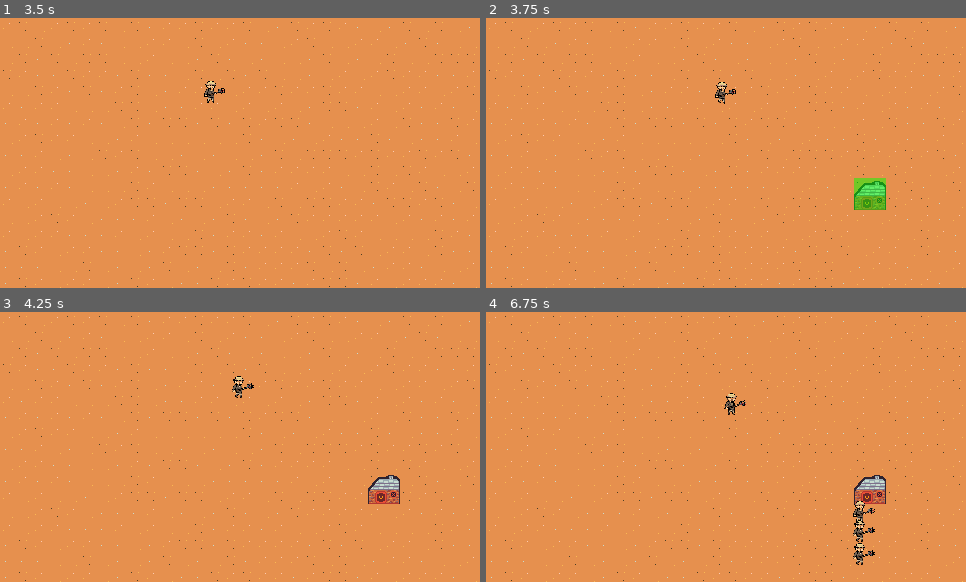
Above: before the commit, frames 1-4 (two rows, left to right).
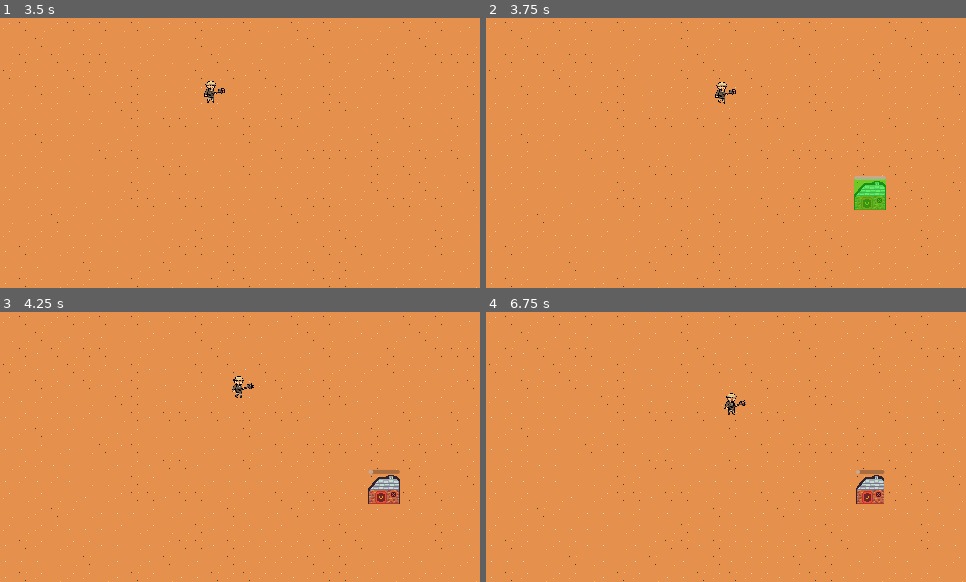
Above: after the commit, the same moments.

Repository: PJ35/AliveBehind
Game: Godot game, scene res://world.tscn
The game is run twice, just before and just after one commit, with the same random seed, the same clock (stepped at 60 frames per second) and the same inputs.
Inputs (mouse positions are in pixels of both pictures, inside the frame that each line leads up to):
- Up to frame 1 (3.5 s): tap Enter at 0.5 s; move the mouse to (345, 139) at 0.52 s; press the mouse at (345, 139) at 0.53 s; release the mouse at (345, 139) at 1.25 s; tap Space at 1.25 s; drag from (144, 166) to (67, 85) at 1.27 s; move the mouse to (288, 93) at 2.02 s; press the mouse at (288, 93) at 2.03 s; release the mouse at (288, 93) at 2.75 s; drag from (216, 207) to (96, 112) at 2.77 s
- Up to frame 2 (3.75 s): move the mouse to (870, 193) at 3.52 s; hold B (add_building) from 3.53 s (still down)
- Up to frame 3 (4.25 s): keep holding B (add_building); click (384, 487) at 3.8 s
- Up to frame 4 (6.75 s): release B (add_building) at 4.25 s; tap Enter at 4.25 s; drag from (582, 406) to (726, 384) at 4.27 s; move the mouse to (750, 447) at 5.02 s; press the mouse at (750, 447) at 5.03 s; release the mouse at (750, 447) at 5.75 s; drag from (654, 379) to (630, 460) at 5.77 s; move the mouse to (831, 433) at 6.52 s; press the mouse at (831, 433) at 6.53 s

Frame 1 is identical in both runs. In frame 2, 0.1% of the frame differs, in the area x 76-84%, y 58-60%; in frame 3, 0.1%; in frame 4, 0.8%, in the area x 76-84%, y 58-94%.

Commit message:
Add files via upload

Diff:
--- a/peasant_building.gd
+++ b/peasant_building.gd
@@ -4,13 +4,16 @@
 var loaded_peasant : PackedScene
 var is_building = true
 @onready var building_mode := $BuildingMode
+@onready var animation_player = $AnimationPlayer
+@onready var progress_bar = $ProgressBar
+@onready var spawn_timer = $SpawnTimer
 
 func _ready() -> void:
 	loaded_peasant = load(peasant_scene_path)
 	building_mode.build_building.connect(_set_building_mode)
 
 func _process(delta: float) -> void:
-	pass
+	progress_bar.value = progress_bar.max_value - spawn_timer.time_left
 
 func _on_spawn_timer_timeout() -> void:
 	if !is_building:
@@ -22,3 +25,6 @@
 	is_building = false
 	$StaticBody2D/CollisionShape2D.disabled = false
 	$StaticBody2D/CollisionShape2D2.disabled = false
+	spawn_timer.start()
+	progress_bar.max_value = spawn_timer.time_left
+	animation_player.play("building")
--- a/peasant_building.tscn
+++ b/peasant_building.tscn
@@ -9,6 +9,44 @@
 
 [sub_resource type="RectangleShape2D" id="RectangleShape2D_7eq3h"]
 size = Vector2(28, 8)
+
+[sub_resource type="Animation" id="Animation_7eq3h"]
+resource_name = "building"
+length = 0.4
+loop_mode = 1
+tracks/0/type = "value"
+tracks/0/imported = false
+tracks/0/enabled = true
+tracks/0/path = NodePath("..:scale")
+tracks/0/interp = 2
+tracks/0/loop_wrap = true
+tracks/0/keys = {
+"times": PackedFloat32Array(0, 0.1, 0.2, 0.3),
+"transitions": PackedFloat32Array(1, 1, 1, 1),
+"update": 0,
+"values": [Vector2(1, 1), Vector2(0.9, 1), Vector2(1, 1), Vector2(1, 0.9)]
+}
+
+[sub_resource type="Animation" id="Animation_dvfec"]
+length = 0.001
+tracks/0/type = "value"
+tracks/0/imported = false
+tracks/0/enabled = true
+tracks/0/path = NodePath("..:scale")
+tracks/0/interp = 1
+tracks/0/loop_wrap = true
+tracks/0/keys = {
+"times": PackedFloat32Array(0),
+"transitions": PackedFloat32Array(1),
+"update": 0,
+"values": [Vector2(1, 1)]
+}
+
+[sub_resource type="AnimationLibrary" id="AnimationLibrary_c3gaj"]
+_data = {
+&"RESET": SubResource("Animation_dvfec"),
+&"building": SubResource("Animation_7eq3h")
+}
 
 [node name="PeasantBuilding" type="Sprite2D"]
 texture = ExtResource("1_05mvd")
@@ -32,10 +70,24 @@
 position = Vector2(-8, 24)
 
 [node name="SpawnTimer" type="Timer" parent="."]
-autostart = true
+wait_time = 8.0
 
 [node name="BuildingMode" parent="." node_paths=PackedStringArray("parent_building") instance=ExtResource("3_7eq3h")]
 building_area = Rect2(0, 0, 32, 32)
 parent_building = NodePath("..")
 
+[node name="AnimationPlayer" type="AnimationPlayer" parent="."]
+root_node = NodePath("../ProgressBar")
+libraries = {
+&"": SubResource("AnimationLibrary_c3gaj")
+}
+autoplay = "RESET"
+
+[node name="ProgressBar" type="ProgressBar" parent="."]
+offset_left = -16.0
+offset_top = -18.0
+offset_right = 16.0
+offset_bottom = -14.0
+show_percentage = false
+
 [connection signal="timeout" from="SpawnTimer" to="." method="_on_spawn_timer_timeout"]
Not shown: 1 places in peasant_building.tscn that only renumber resources
